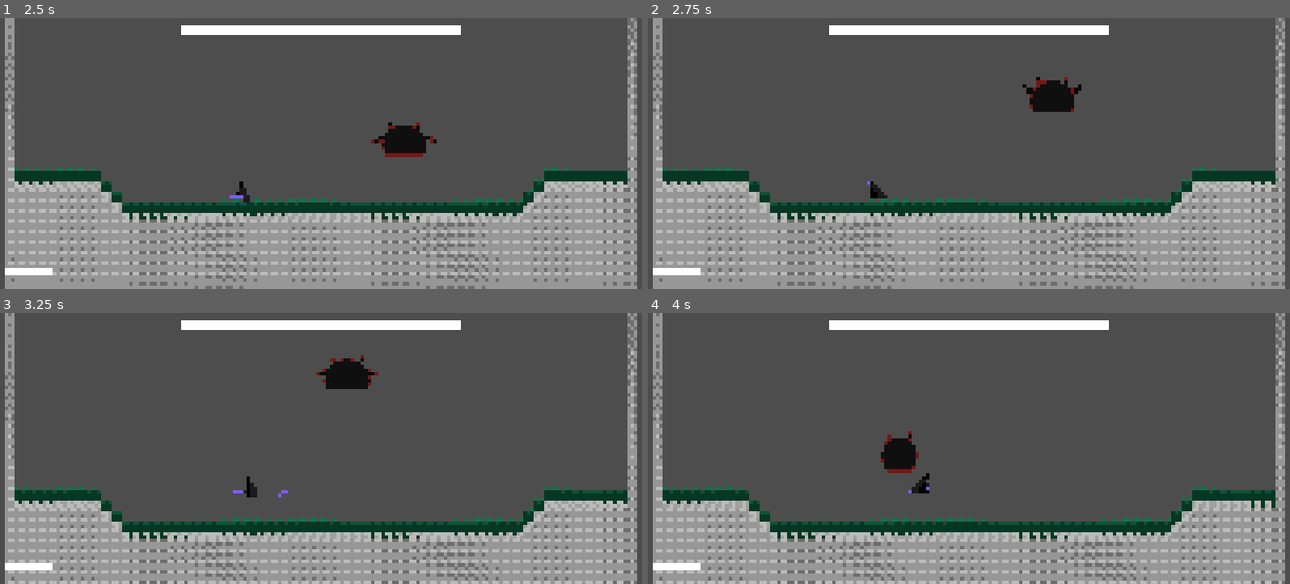
Above: before the commit, frames 1-4 (two rows, left to right).
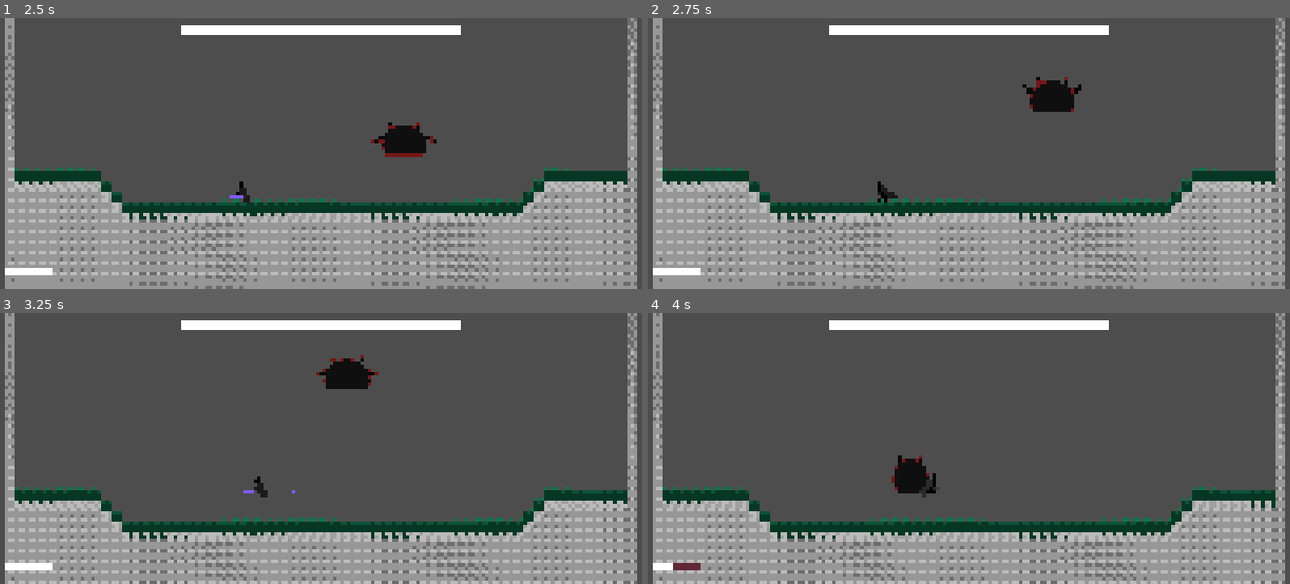
Above: after the commit, the same moments.

Repository: AnejMajnik/soulsvania
Game: Godot game, scene res://scenes/game.tscn
Same seed, same stepped clock (60 frames per second), same inputs: the game is played once before the commit and once after it.
Inputs (mouse positions are in pixels of both pictures, inside the frame that each line leads up to):
- Up to frame 1 (2.5 s): tap Enter at 0.5 s; move the mouse to (462, 139) at 0.52 s; hold D (move_right) 0.53-2.03 s; click (462, 139) at 0.6 s; tap Space (jump) at 0.77, 1.52 s; tap Shift (dash) at 0.8, 1.35, 2.3 s; move the mouse to (192, 167) at 1.27 s; click (192, 167) at 1.55 s; move the mouse to (385, 93) at 2.02 s; hold A (move_left) from 2.03 s (still down); click (385, 93) at 2.1 s
- Up to frame 2 (2.75 s): keep holding A (move_left)
- Up to frame 3 (3.25 s): move the mouse to (288, 502) at 2.77 s; release A (move_left) at 2.78 s; hold D (move_right) from 2.78 s (still down); tap Shift (dash) at 2.85 s; tap Space (jump) at 3.02 s; click (288, 502) at 3.05 s
- Up to frame 4 (4 s): keep holding D (move_right); move the mouse to (1161, 489) at 3.52 s; click (1161, 489) at 3.6 s; tap Space (jump) at 3.77 s; tap Shift (dash) at 3.8 s

Frame 1 is identical in both runs. In frame 2, 0.2% of the frame differs, in the area x 34-51%, y 60-74%; in frame 3, 0.2%; in frame 4, 1.1%, in the area x 3-45%, y 43-95%.

Commit message:
Improved attack area2d shapes, and hit registration logic

Diff:
--- a/project.godot
+++ b/project.godot
@@ -25,6 +25,10 @@
 window/size/viewport_height=1440
 window/stretch/mode="canvas_items"
 window/stretch/aspect="expand"
+
+[global_group]
+
+enemy=""
 
 [input]
 
--- a/scenes/bosses/slime_boss.tscn
+++ b/scenes/bosses/slime_boss.tscn
@@ -644,7 +644,7 @@
 radius = 13.846153
 height = 53.84616
 
-[node name="SlimeBoss" type="CharacterBody2D" unique_id=1313746306]
+[node name="SlimeBoss" type="CharacterBody2D" unique_id=1313746306 groups=["enemy"]]
 scale = Vector2(1.3, 1.3)
 collision_layer = 4
 script = ExtResource("1_mq0xa")
--- a/scenes/player.tscn
+++ b/scenes/player.tscn
@@ -318,6 +318,7 @@
 
 [sub_resource type="Animation" id="Animation_3v2ag"]
 resource_name = "attack_combo"
+length = 1.0666667
 step = 0.06666667
 tracks/0/type = "value"
 tracks/0/imported = false
@@ -350,7 +351,7 @@
 tracks/2/interp = 1
 tracks/2/loop_wrap = true
 tracks/2/keys = {
-"times": PackedFloat32Array(0.06666666),
+"times": PackedFloat32Array(-0.13333334),
 "transitions": PackedFloat32Array(1),
 "update": 1,
 "values": [true]
@@ -378,10 +379,10 @@
 "transitions": PackedFloat32Array(1, 1),
 "values": [{
 "args": [],
-"method": &"deal_damage"
+"method": &"deal_damage_hit1"
 }, {
 "args": [],
-"method": &"deal_damage"
+"method": &"deal_damage_hit2"
 }]
 }
 
@@ -547,9 +548,6 @@
 radius = 7.0
 height = 26.0
 
-[sub_resource type="RectangleShape2D" id="RectangleShape2D_nrent"]
-size = Vector2(38, 26)
-
 [node name="Player" type="CharacterBody2D" unique_id=476142731 node_paths=PackedStringArray("attack_state")]
 collision_layer = 2
 script = ExtResource("1_g2els")
@@ -587,12 +585,18 @@
 position = Vector2(-2, -13)
 shape = SubResource("CapsuleShape2D_e204l")
 
-[node name="Area2D" type="Area2D" parent="." unique_id=1450993753]
+[node name="ComboAttackArea2D" type="Area2D" parent="." unique_id=1450993753]
+unique_name_in_owner = true
 position = Vector2(31, -14)
 collision_mask = 4
 
-[node name="CollisionShape2D2" type="CollisionShape2D" parent="Area2D" unique_id=88020572]
-shape = SubResource("RectangleShape2D_nrent")
+[node name="CollisionHit1" type="CollisionPolygon2D" parent="ComboAttackArea2D" unique_id=1362052363]
+unique_name_in_owner = true
+polygon = PackedVector2Array(-24, -14, 1, -15, 22, -2, 9, 12, -24, 14)
+
+[node name="CollisionHit2" type="CollisionPolygon2D" parent="ComboAttackArea2D" unique_id=615615359]
+unique_name_in_owner = true
+polygon = PackedVector2Array(16, 14, 18, 12, 11, -27, -15, -26, -14, 9)
 
 [node name="StateMachine" type="Node" parent="." unique_id=1786861900 node_paths=PackedStringArray("initial_state")]
 script = ExtResource("3_qlg0r")
@@ -663,7 +667,7 @@
 one_shot = true
 
 [connection signal="animation_finished" from="AnimationPlayer" to="StateMachine/Attack" method="_on_animation_player_animation_finished"]
-[connection signal="body_entered" from="Area2D" to="." method="_on_area_2d_body_entered"]
-[connection signal="body_exited" from="Area2D" to="." method="_on_area_2d_body_exited"]
+[connection signal="body_entered" from="ComboAttackArea2D" to="." method="_on_combo_attack_area_2d_body_entered"]
+[connection signal="body_exited" from="ComboAttackArea2D" to="." method="_on_combo_attack_area_2d_body_exited"]
 [connection signal="timeout" from="StateMachine/Dash/DashTimer" to="StateMachine/Dash" method="_on_dash_timer_timeout"]
 [connection signal="timeout" from="Timers/DashCooldown" to="." method="_on_dash_cooldown_timeout"]
--- a/scripts/player.gd
+++ b/scripts/player.gd
@@ -8,7 +8,6 @@
 @export var attack_state: State
 @export var max_health: int = 100
 @export var health: int
-@export var attack_combo_dmg = 10
 
 var current_enemy: CharacterBody2D = null
 var gravity_switch: bool = true
@@ -16,11 +15,12 @@
 
 # References
 @onready var animated_sprite: AnimatedSprite2D = %AnimatedSprite2D
-@onready var area_2d: Area2D = $Area2D
+@onready var combo_attack_area: Area2D = $ComboAttackArea2D
 @onready var state_machine: StateMachine = $StateMachine
 @onready var slime_boss: SlimeBoss = %SlimeBoss
 @onready var health_bar: ProgressBar = %HealthBar
 @onready var player_hit: AudioStreamPlayer2D = $Sounds/PlayerHit
+
 
 # Cooldowns
 var dash_available: bool = true
@@ -59,22 +59,17 @@
 func flip_sprite(direction) -> void:
 	if direction > 0:
 		animated_sprite.flip_h = false
-		area_2d.position.x = abs(area_2d.position.x)
+		combo_attack_area.position.x = abs(combo_attack_area.position.x)
 	elif direction < 0:
 		animated_sprite.flip_h = true
-		area_2d.position.x = -abs(area_2d.position.x)
+		combo_attack_area.position.x = -abs(combo_attack_area.position.x)
 
 func _ready() -> void:
 	health = max_health
 	health_bar.init_health(health)
 
 	Autoload.player_node = self
-	attack_state.hit.connect(_on_attack_hit)
 	state_machine.start()
-
-func _on_attack_hit():
-	if current_enemy == slime_boss:
-		slime_boss.take_damage(attack_combo_dmg)
 
 func _physics_process(delta: float) -> void:
 	var direction := Input.get_axis("move_left", "move_right")
@@ -93,15 +88,15 @@
 
 	move_and_slide()
 
-func _on_area_2d_body_entered(body: Node2D) -> void:
+func _on_dash_cooldown_timeout() -> void:
+	dash_available = true
+
+
+func _on_combo_attack_area_2d_body_entered(body: Node2D) -> void:
 	if body is CharacterBody2D and body != self:
 		current_enemy = body
 
 
-func _on_area_2d_body_exited(body: Node2D) -> void:
+func _on_combo_attack_area_2d_body_exited(body: Node2D) -> void:
 	if body is CharacterBody2D and body != self:
 		current_enemy = null
-
-
-func _on_dash_cooldown_timeout() -> void:
-	dash_available = true
--- a/scripts/player/states/player_attack_state.gd
+++ b/scripts/player/states/player_attack_state.gd
@@ -7,29 +7,47 @@
 # Player reference
 @export var player: Player
 
-# Signals
-signal hit
+# Constants
+const DAMAGE_HIT1: int = 5
+const DAMAGE_HIT2: int = 10
 
 @onready var animation_player: AnimationPlayer = %AnimationPlayer
 @onready var animated_sprite: AnimatedSprite2D = %AnimatedSprite2D
+@onready var combo_attack_area_2d: Area2D = %ComboAttackArea2D
+@onready var collision_hit_1: CollisionPolygon2D = %CollisionHit1
+@onready var collision_hit_2: CollisionPolygon2D = %CollisionHit2
 
 func read_inputs() -> void:
 	# Jump
 	if Input.is_action_just_pressed("jump"):
 		switch_state.emit(jump_state)
 
-
 func enter_state() -> void:
 	animated_sprite.stop()
 	player.velocity.x = 0
 	animation_player.play("attack_combo")
+	collision_hit_1.disabled = false
+	collision_hit_2.disabled = true
+
+func exit_state() -> void:
+	collision_hit_1.disabled = true
+	collision_hit_2.disabled = true
 
 func physics_update(_delta: float) -> void:
 	read_inputs()
 
-func deal_damage():
-	if player.current_enemy != null:
-		hit.emit()
+func deal_damage_hit1():
+	for body in combo_attack_area_2d.get_overlapping_bodies():
+		if body.is_in_group("enemy"):
+			body.take_damage(DAMAGE_HIT1)
+	collision_hit_1.disabled = true
+	collision_hit_2.disabled = false
+
+func deal_damage_hit2():
+	for body in combo_attack_area_2d.get_overlapping_bodies():
+		if body.is_in_group("enemy"):
+			body.take_damage(DAMAGE_HIT2)
+	collision_hit_2.disabled = true
 
 func _on_animation_player_animation_finished(anim_name: StringName) -> void:
 	if anim_name == "attack_combo":
--- a/scripts/player/states/player_move_state.gd
+++ b/scripts/player/states/player_move_state.gd
@@ -9,7 +9,6 @@
 @export var player: Player
 
 @onready var animated_sprite: AnimatedSprite2D = %AnimatedSprite2D
-@onready var area_2d: Area2D = $"../../Area2D"
 @onready var animation_player: AnimationPlayer = %AnimationPlayer
 
 func read_inputs() -> void:
